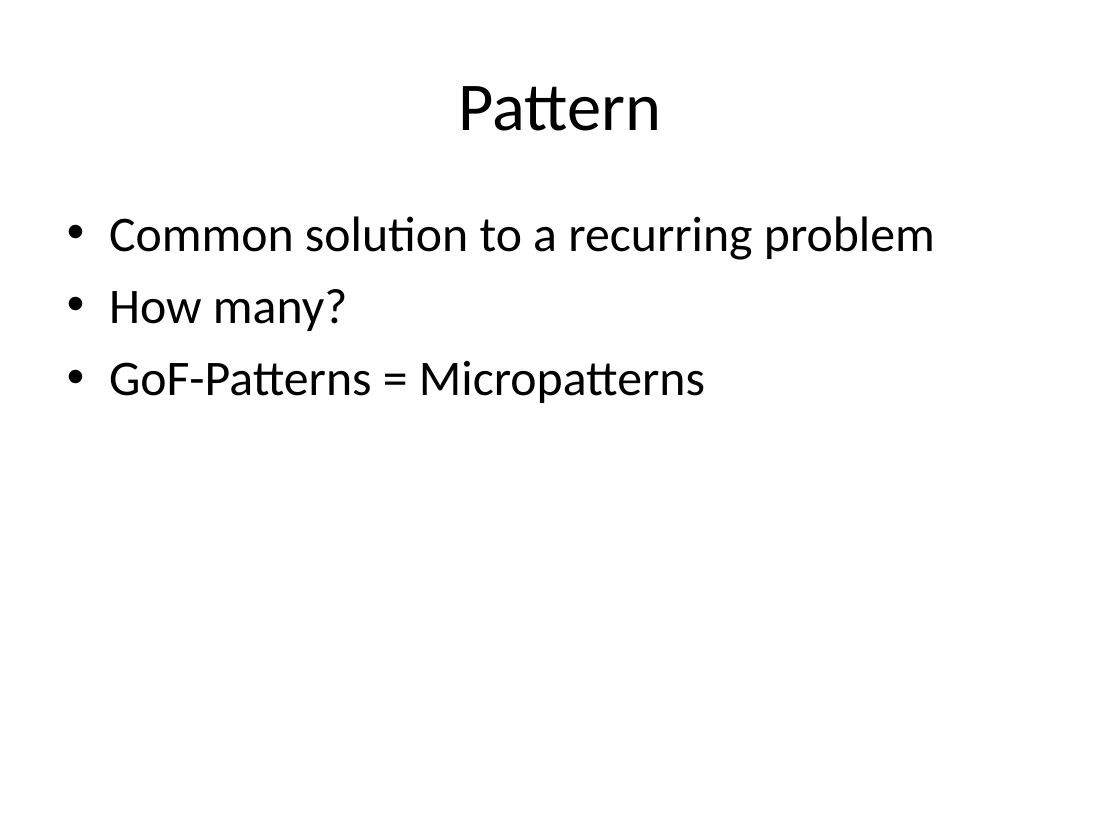
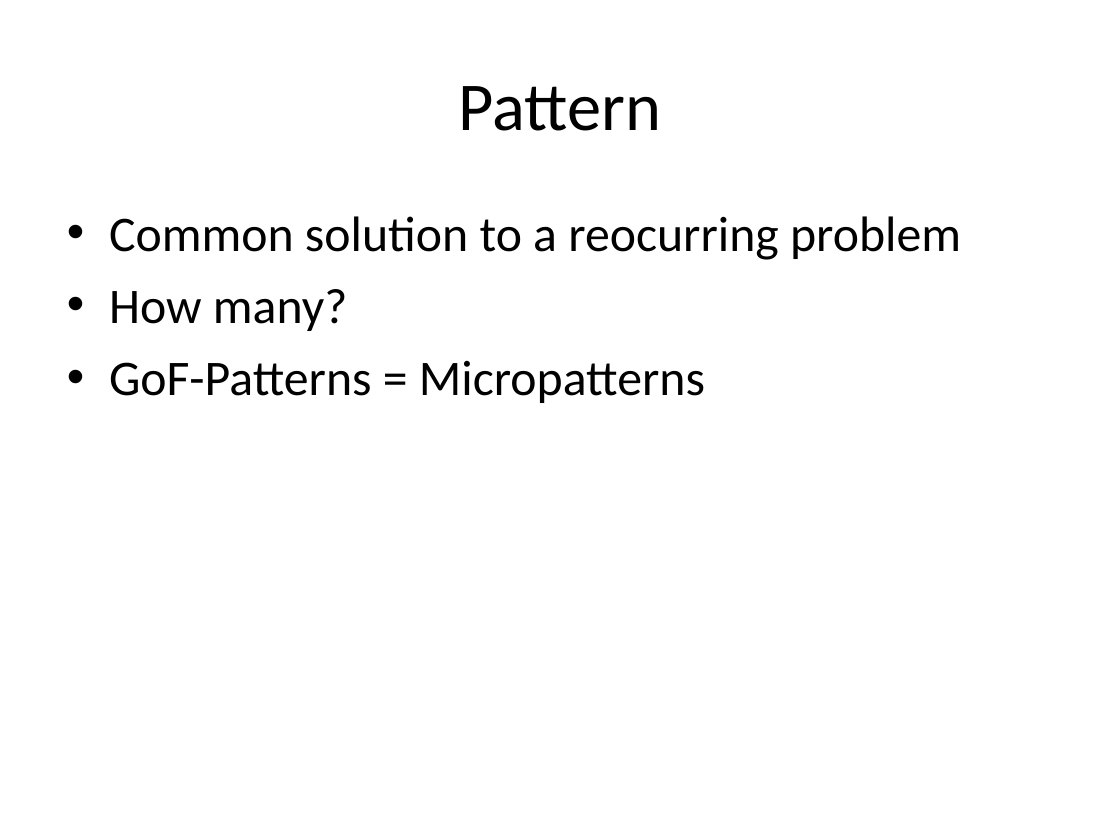
Before and after one commit to kamyu104/GofPatterns, a slide deck: slide 5 of Effective patterns.ppt. Drawn at 1120x840 pixels with LibreOffice and Linux fonts; fonts in the diff are those of the drawing. Boxes give left, top, right and bottom in pixels: in the first picture for what was removed or moved away, otherwise in the second. Text is boxed around its words. In the diff, an @@ line names an element or a change of style, - is before the commit and + after.

```diff
--- a/Effective patterns.ppt
+++ b/Effective patterns.ppt
@@ text at <box>109,216,961,260</box>: text changed @@
-• Common solution to a recurring problem
+• Common solution to a reocurring problem
```
Also in this commit, not shown: 6 other slides changed, 30 slides added, 5 slides removed.
